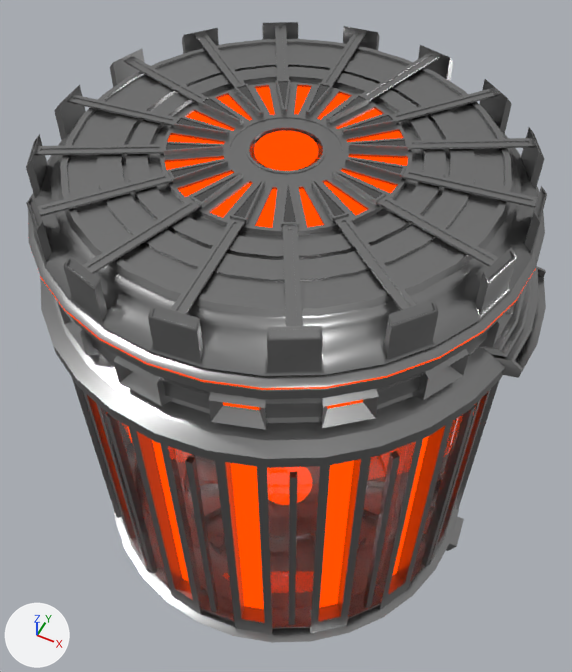
An edit to the glTF model models/fuel-cell.glb, drawn before and after from the same camera.
The view is the same before and after, from a 50 mm camera at (0.339, -0.697, 1.284) aimed at (-0.017, 0.016, 0.394). Lighting does not change. The marker at lower left points along +X, +Y and +Z. The older version comes first. Where no turn or scale is listed for an object, it has been applied to the vertices.
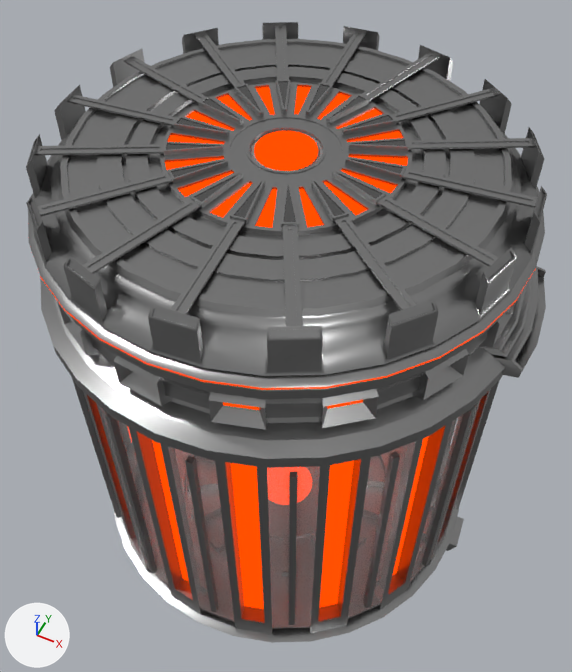
Location of each change, [x1, y1, x2, y2] in pixels of the pictures (572 x 672 px):
```json
{"object": "Object_5", "change": "surface changed", "before": [100, 131, 478, 628], "after": [100, 131, 478, 628]}
```

Scene script edits in JSON lines:
```json
{"op": "remove", "block": "mat_glass", "code": "mat_glass.transmission_weight = 1.0"}
```
